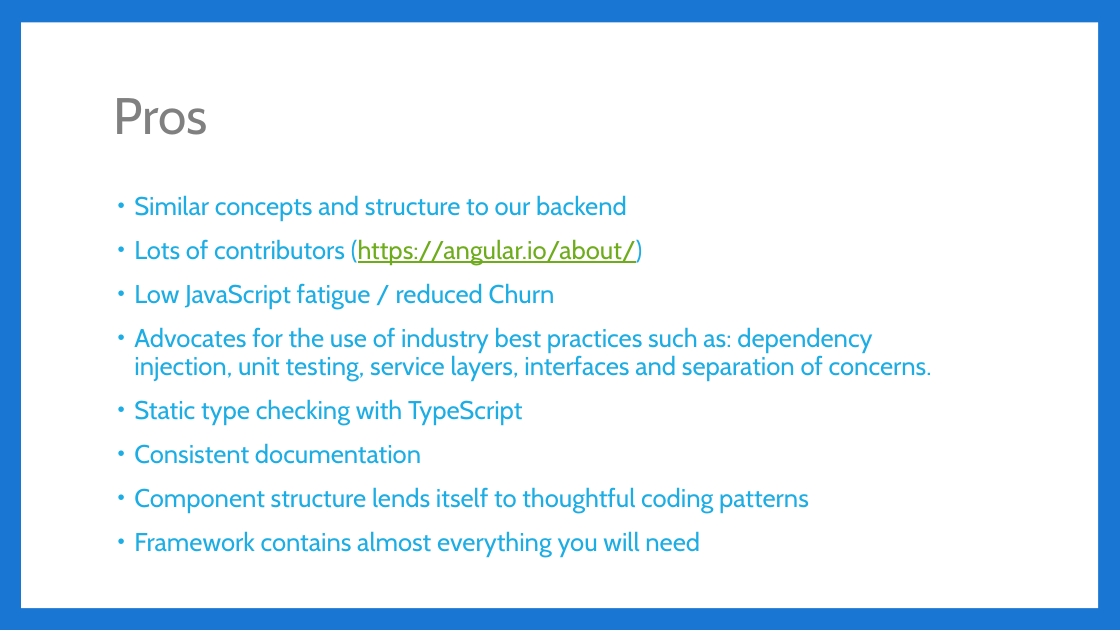
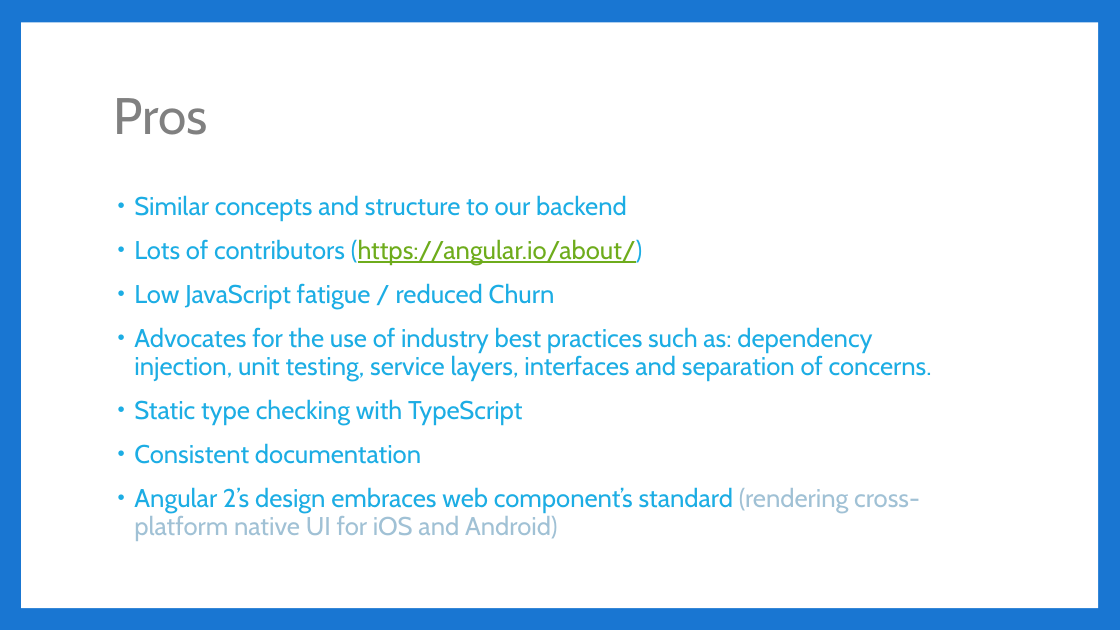
Before and after one commit to jbicks/angular2-demo, a slide deck: slide 15 of Angular2.pptx. Drawn at 1120x630 pixels with LibreOffice and Linux fonts; fonts in the diff are those of the drawing. Boxes give left, top, right and bottom in pixels: in the first picture for what was removed or moved away, otherwise in the second. Text is boxed around its words. In the diff, an @@ line names an element or a change of style, - is before the commit and + after.

```diff
--- a/Angular2.pptx
+++ b/Angular2.pptx
@@ text at bbox=[134, 487, 920, 540]: text changed; text colour #1CADE4 to #A0C1D5 @@
-• Component structure lends itself to thoughtful coding patterns
-• Framework contains almost everything you will need
+• Angular 2’s design embraces web component’s standard (rendering cross-platform native UI for iOS and Android)
```
Also in this commit, not shown: 4 other slides changed.
